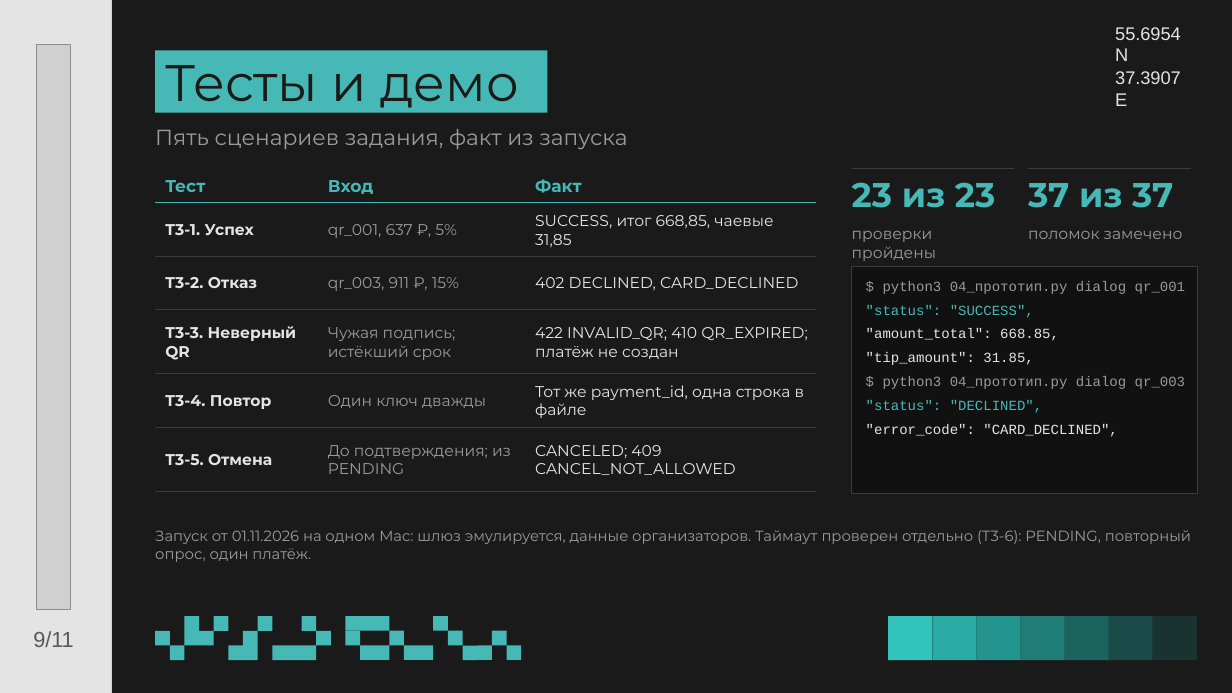
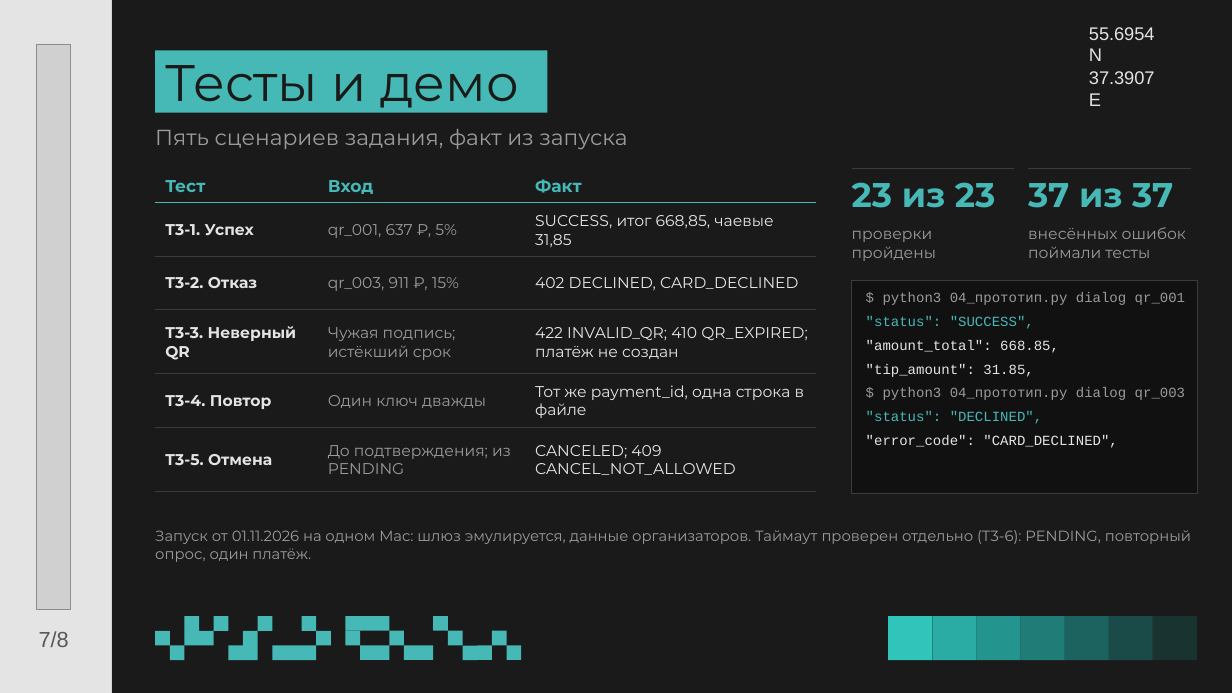
Before and after one commit to brokentwo/online-tips-case-3, a slide deck: slide 7 of презентация.pptx (slide 9 before the commit). Drawn at 1232x693 pixels with LibreOffice and Linux fonts; fonts in the diff are those of the drawing; grey boxes stand for pictures; background and template pictures are left out. Boxes give left, top, right and bottom in pixels: in the first picture for what was removed or moved away, otherwise in the second. Text is boxed around its words. In the diff, an @@ line names an element or a change of style, - is before the commit and + after.

```diff
--- a/презентация.pptx
+++ b/презентация.pptx
@@ text "55.6954 N": place and size @@
-text "55.6954 N" at bbox=[1115, 27, 1181, 106]
+text "55.6954 N" at bbox=[1089, 27, 1155, 106]
@@ text at bbox=[1028, 227, 1186, 258]: text changed @@
-поломок замечено
+внесённых ошибок поймали тесты
@@ rectangle: place and size @@
-rectangle at bbox=[852, 266, 1197, 493]
+rectangle at bbox=[852, 280, 1197, 493]
@@ text "$ python3 04_прототип.py dialog qr_001": place and size @@
-text "$ python3 04_прототип.py dialog qr_001" at bbox=[866, 281, 1185, 437]
+text "$ python3 04_прототип.py dialog qr_001" at bbox=[866, 292, 1185, 448]
@@ text at bbox=[39, 631, 69, 647]: text changed @@
-9/11
+7/8
```
Also in this commit, not shown: 7 other slides changed, 3 slides removed, 1 other file.
